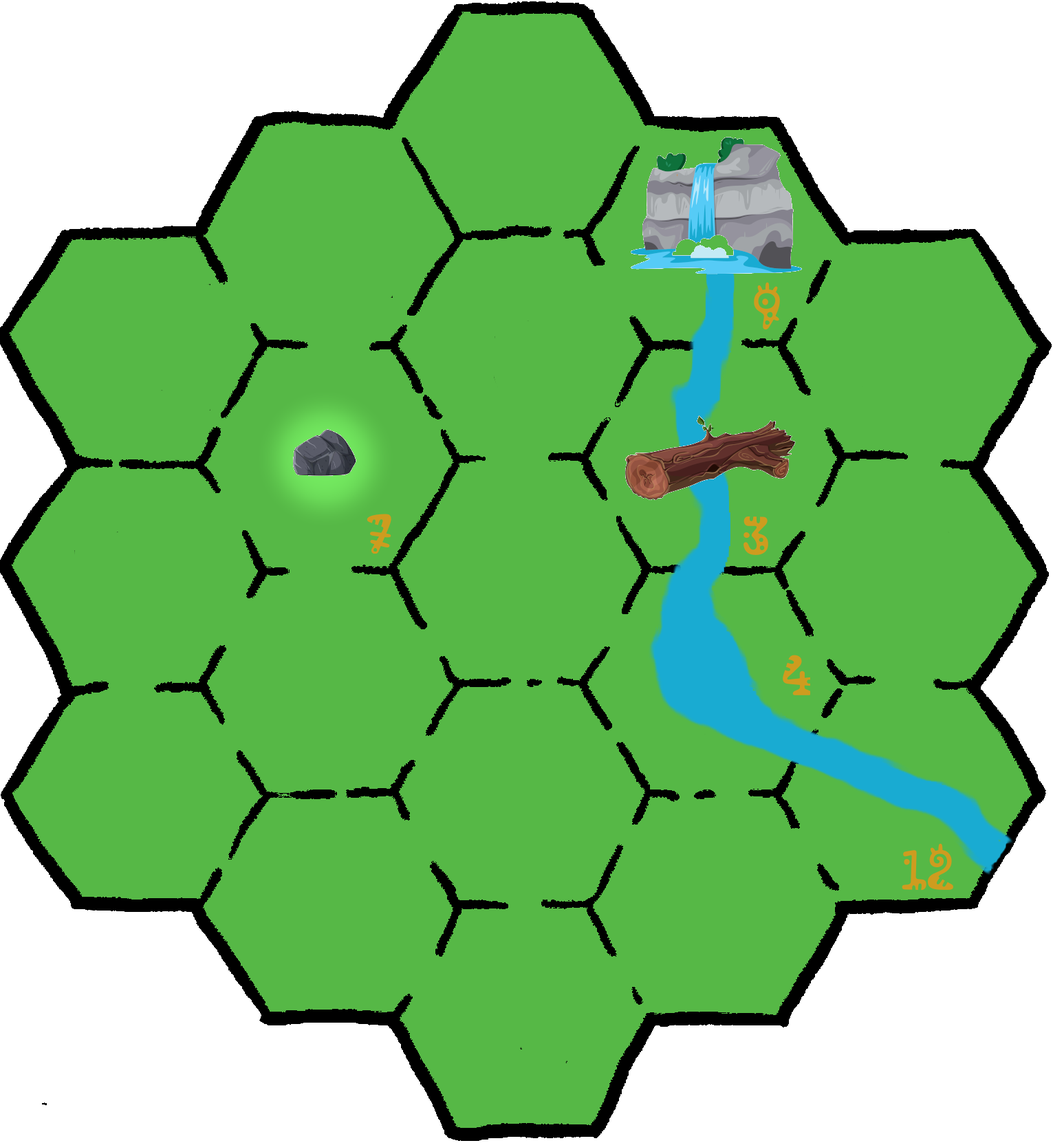
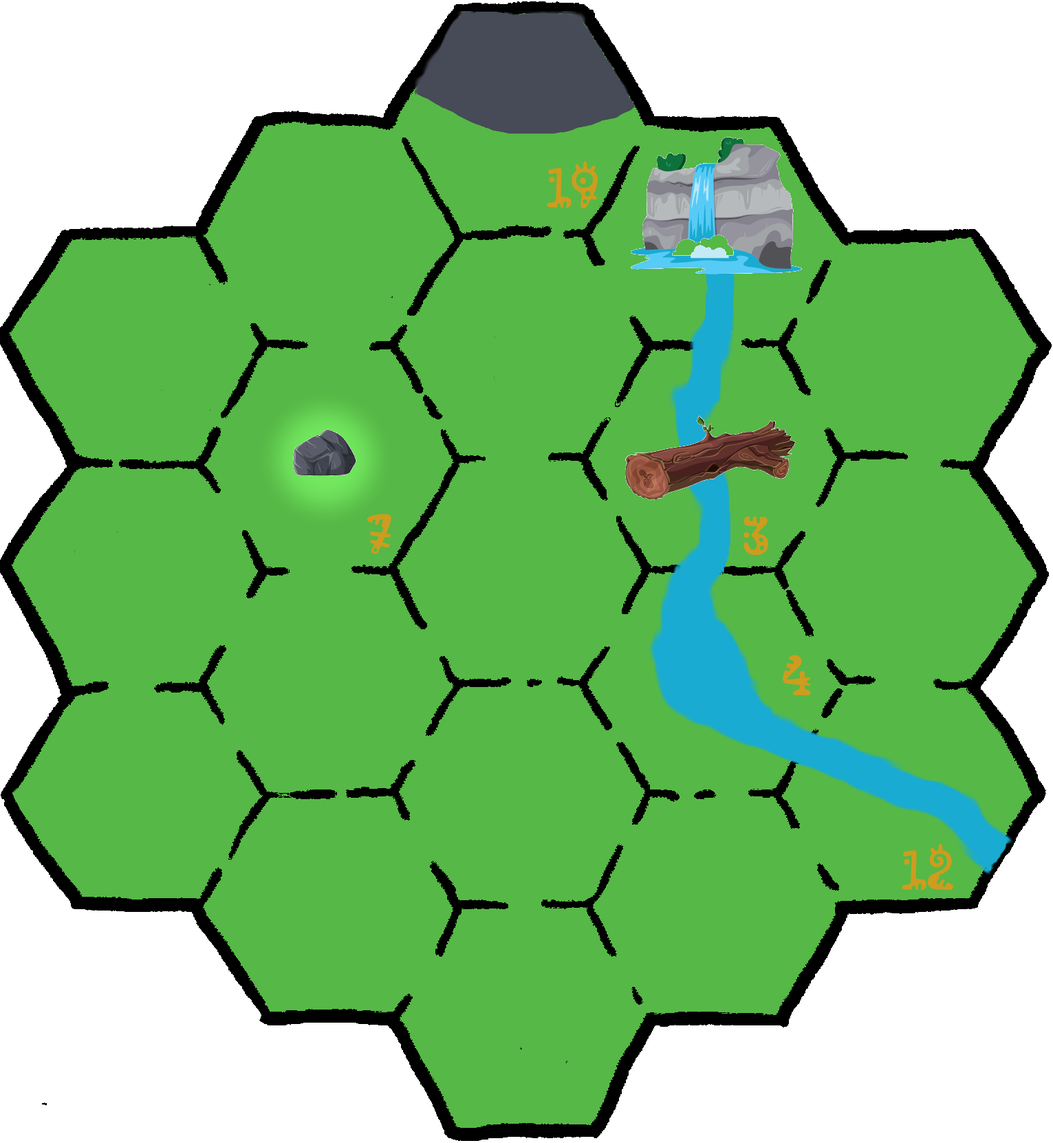
Layered file, before and after one edit (1053px x 1143px). Changes by layer:
renamed "9" to "19", painted on it over [546, 160, 780, 331]
added layer "Falda" above "7" over [414, 11, 636, 135]
